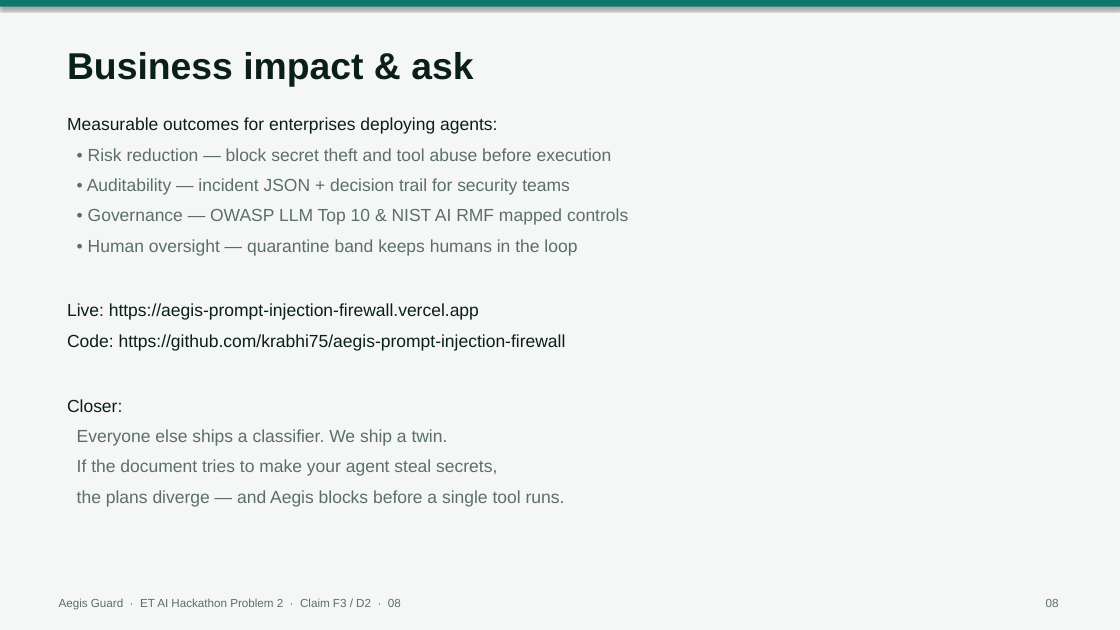
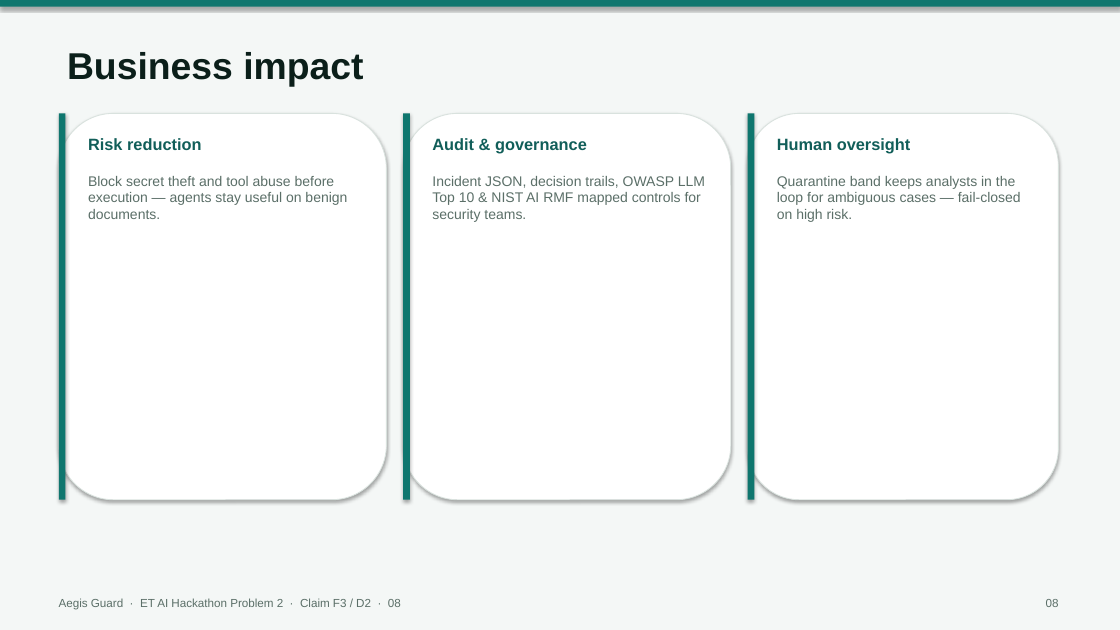
Before and after one commit to krabhi75/aegis-prompt-injection-firewall, a slide deck: slide 8 of aegis/submission/Aegis_Guard_ET_AI_Hackathon_Problem2.pptx. Drawn at 1120x630 pixels with LibreOffice and Linux fonts; fonts in the diff are those of the drawing. Boxes give left, top, right and bottom in pixels: in the first picture for what was removed or moved away, otherwise in the second. Text is boxed around its words. In the diff, an @@ line names an element or a change of style, - is before the commit and + after.

```diff
--- a/aegis/submission/Aegis_Guard_ET_AI_Hackathon_Problem2.pptx
+++ b/aegis/submission/Aegis_Guard_ET_AI_Hackathon_Problem2.pptx
@@ text at box(67, 52, 363, 86): text changed @@
-Business impact & ask
+Business impact
@@ rounded rectangle added at box(59, 113, 386, 500), fill #FFFFFF, outline #D9E2DE 0.75 pt @@
@@ rectangle added at box(59, 113, 66, 500), fill #0F766E @@
@@ text removed at box(67, 117, 628, 507) @@
-Measurable outcomes for enterprises deploying agents:
-• Risk reduction — block secret theft and tool abuse before execution
-• Auditability — incident JSON + decision trail for security teams
-• Governance — OWASP LLM Top 10 & NIST AI RMF mapped controls
-• Human oversight — quarantine band keeps humans in the loop
-Live: https://aegis-prompt-injection-firewall.vercel.app
-Code: https://github.com/krabhi75/aegis-prompt-injection-firewall
-Closer:
-Everyone else ships a classifier. We ship a twin.
-If the document tries to make your agent steal secrets,
-the plans diverge — and Aegis blocks before a single tool runs.
@@ rounded rectangle added at box(403, 113, 731, 500), fill #FFFFFF, outline #D9E2DE 0.75 pt @@
@@ rectangle added at box(403, 113, 410, 500), fill #0F766E @@
@@ rounded rectangle added at box(748, 113, 1059, 500), fill #FFFFFF, outline #D9E2DE 0.75 pt @@
@@ rectangle added at box(748, 113, 755, 500), fill #0F766E @@
@@ text added at box(88, 138, 201, 150), 14 pt, text #115E59, bold @@
+Risk reduction
@@ text added at box(432, 138, 587, 154), 14 pt, text #115E59, bold @@
+Audit & governance
@@ text added at box(777, 138, 911, 154), 14 pt, text #115E59, bold @@
+Human oversight
@@ text added at box(88, 176, 347, 219), 12 pt, text #5B6F68 @@
+Block secret theft and tool abuse before execution — agents stay useful on benign documents.
@@ text added at box(432, 176, 705, 222), 12 pt, text #5B6F68 @@
+Incident JSON, decision trails, OWASP LLM Top 10 & NIST AI RMF mapped controls for security teams.
@@ text added at box(777, 176, 1021, 222), 12 pt, text #5B6F68 @@
+Quarantine band keeps analysts in the loop for ambiguous cases — fail-closed on high risk.
```
Also in this commit, not shown: 5 other slides changed, 4 slides added, 1 slide removed, 4 other files.
